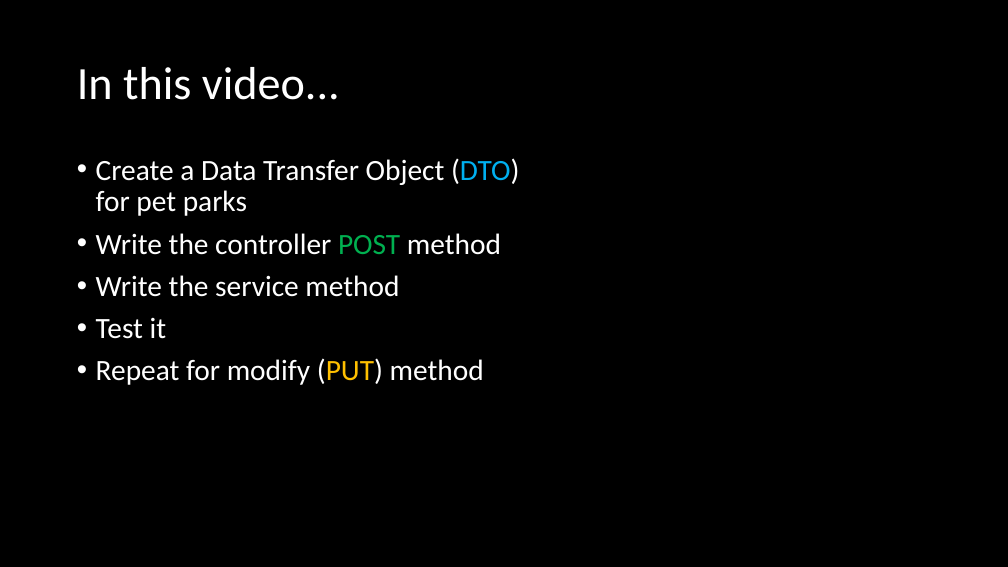
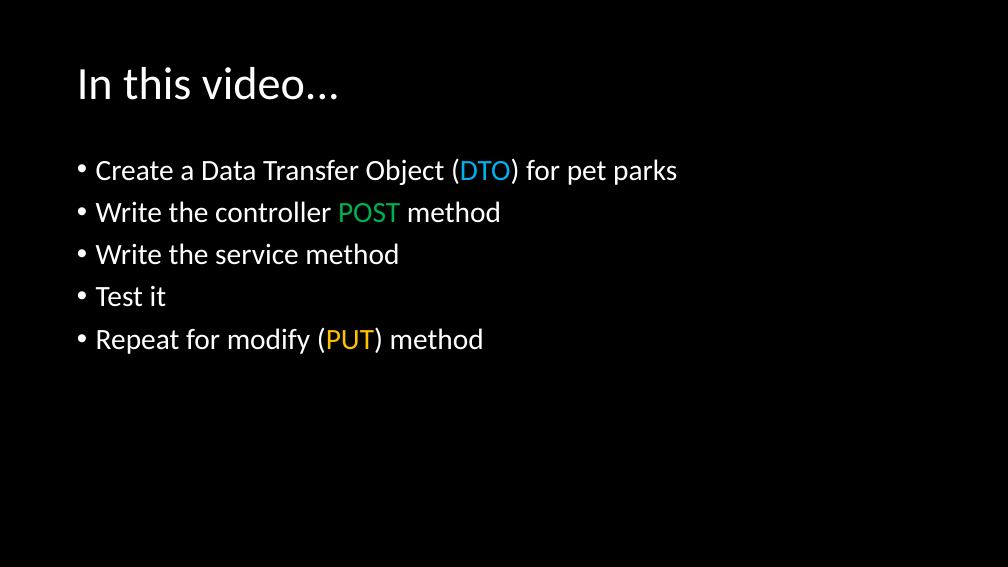
Before and after one commit to ckiefriter1/PT-BESD, a slide deck: slide 2 of Week14/06 Pet Park - Create Location.pptx. Drawn at 1008x567 pixels with LibreOffice and Linux fonts; fonts in the diff are those of the drawing. Boxes give left, top, right and bottom in pixels: in the first picture for what was removed or moved away, otherwise in the second. Text is boxed around its words. In the diff, an @@ line names an element or a change of style, - is before the commit and + after.

```diff
--- a/Week14/06 Pet Park - Create Location.pptx
+++ b/Week14/06 Pet Park - Create Location.pptx
@@ text "Create a Data Transfer Object ..." rewrapped from [96, 158, 519, 385] to [96, 158, 677, 354] @@
```
Also in this commit, not shown: 5 other files.
